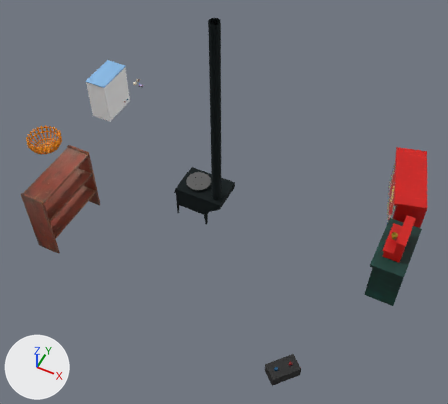
A saved change to the Blender file Assets/3 Models/ger.blend.
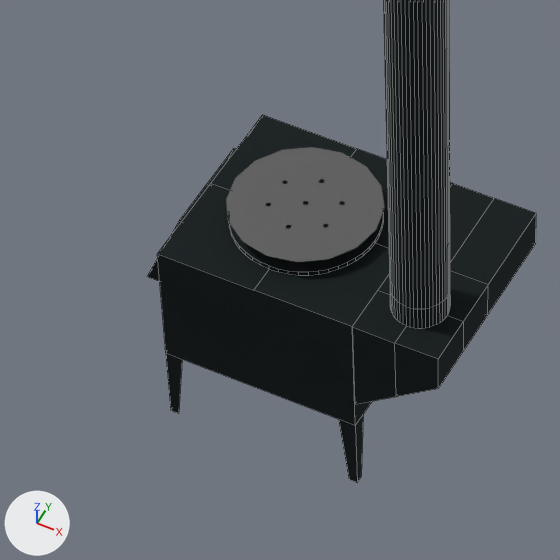
Old and new are each drawn whole from a 50 mm camera at (4.3, -7.47, 8.83) aimed at (0.97, -0.81, 0.51) and again close up on the part from 34% to 53% of the width and 37% to 59% of the height. The lights are fixed; the arrows at lower left show +X, +Y and +Z. The last two pictures show the newer version. The close-ups show mesh edges as thin lines.

Names of what the first close-up shows: 'Circle', 'Zuuh', 'ZuuhniiTag'.
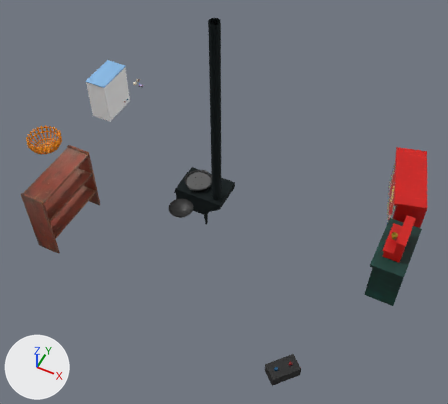
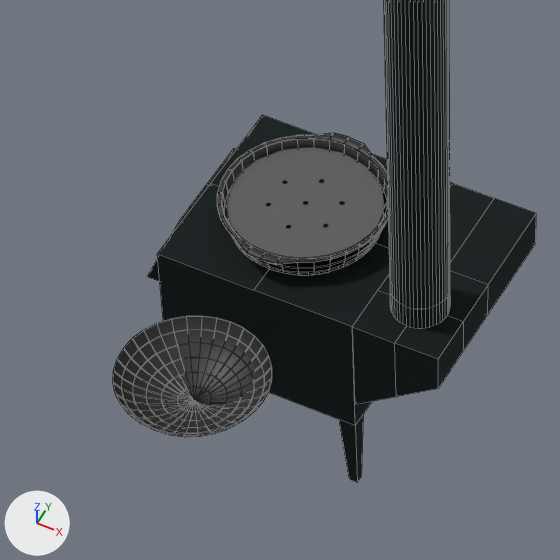
Location of each change, (x1, y1, x2, y2) in pixels of the close-ups (560 x 560 px):
```json
{"object": "TogooCol", "change": "added", "after": [113, 316, 272, 437]}
{"object": "Togoo", "change": "shown", "after": [217, 133, 389, 274]}
{"object": "ZuuhniiTag", "change": "unchanged, covered by the edit", "before": [229, 179, 384, 275], "after": [229, 179, 384, 275]}
```

Scene script edits in JSON lines:
```json
{"op": "add", "block": "me_sphere_004", "code": ["me_sphere_004 = bpy.data.meshes.new('Sphere.004')", "me_sphere_004.from_pydata(...)  # 386 vertices, 384 faces; spans x -0.92..0.92, y -0.92..0.92, z -0.82..-0.34", "me_sphere_004.polygons.foreach_set('use_smooth', [True] * 384)", "me_sphere_004.materials.append(mat_togoo)  # picture img_togoo"]}
{"op": "remove", "block": "ob_togoo", "code": "ob_togoo.hide_set(True)"}
{"op": "add", "block": "ob_togoocol", "code": ["ob_togoocol = bpy.data.objects.new('TogooCol', me_sphere_004)", "ob_togoocol.location = (0.0, -0.734, -0.13)", "ob_togoocol.scale = (0.262, 0.262, 0.262)"]}
```
